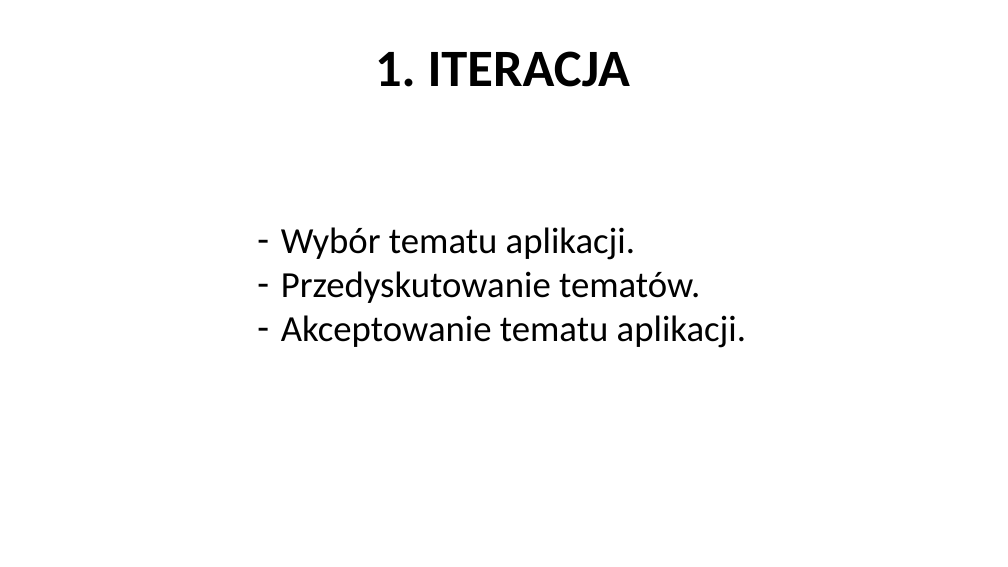
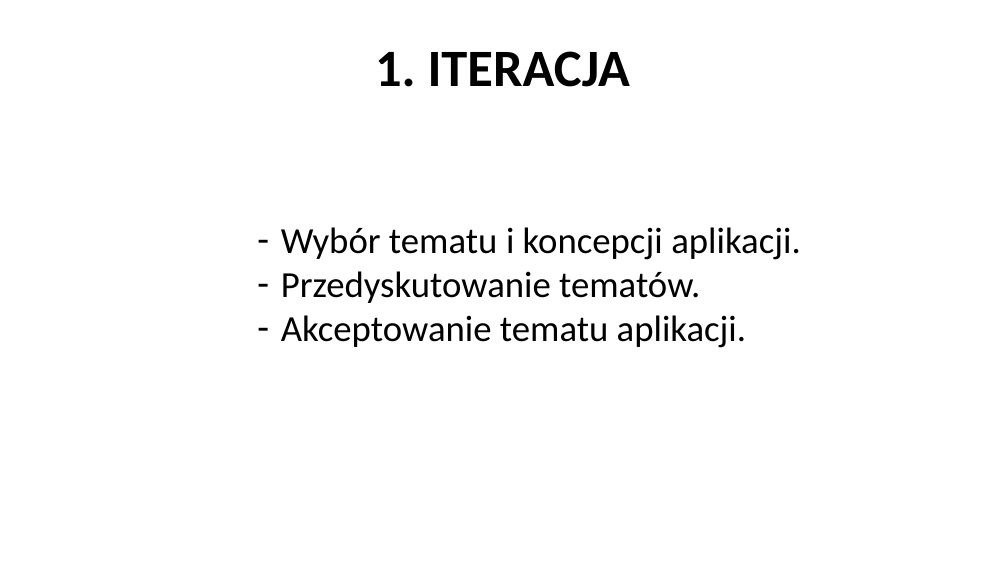
Before and after one commit to ivanprokopets/Team-Project, a slide deck: slide 4 of Documentation/Presentation/Presentation.pptx. Drawn at 1008x567 pixels with LibreOffice and Linux fonts; fonts in the diff are those of the drawing; background and template pictures are left out. Boxes give left, top, right and bottom in pixels: in the first picture for what was removed or moved away, otherwise in the second. Text is boxed around its words. In the diff, an @@ line names an element or a change of style, - is before the commit and + after.

Commit message:
Finish presentation

```diff
--- a/Documentation/Presentation/Presentation.pptx
+++ b/Documentation/Presentation/Presentation.pptx
@@ text at [281,227,800,260]: text changed @@
-– Wybór tematu aplikacji.
+– Wybór tematu i koncepcji aplikacji.
```
Also in this commit, not shown: 16 slides added.
